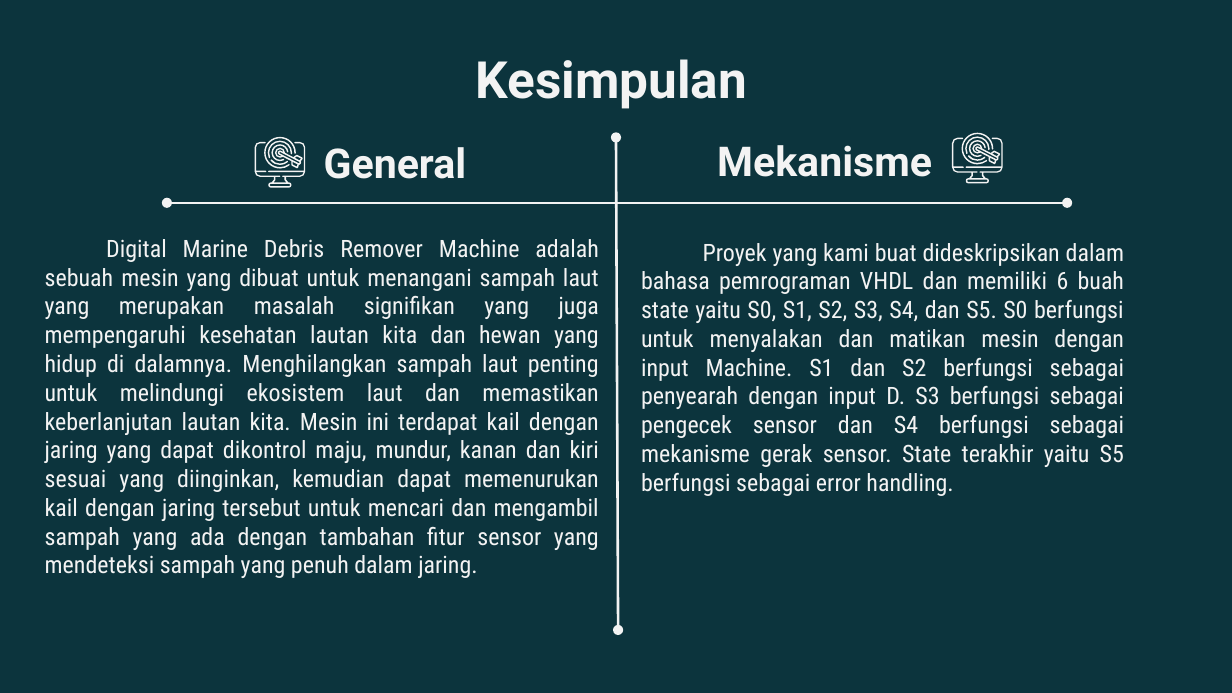
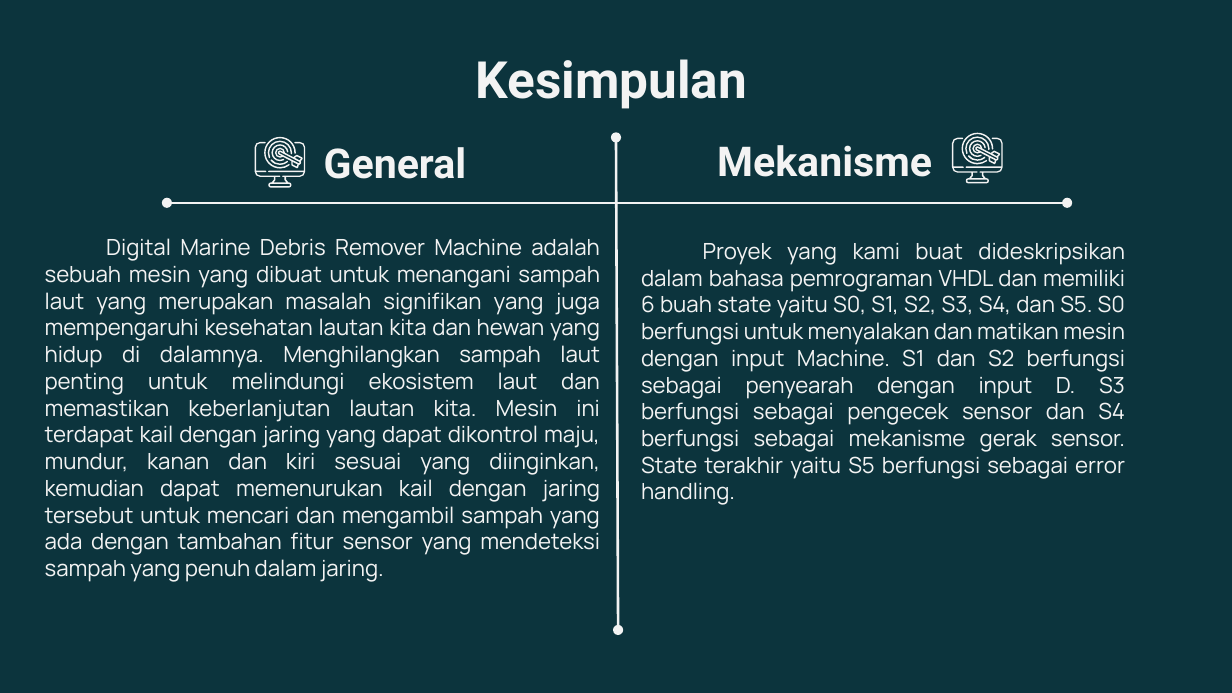
Before and after one commit to varrel123/Digital-Marine-Debris-Remover-Machine---A9, a slide deck: slide 9 of PPT_A9_Digital Marine Debris Remover Machine.pptx. Drawn at 1232x693 pixels with LibreOffice and Linux fonts; fonts in the diff are those of the drawing; background and template pictures are left out. Boxes give left, top, right and bottom in pixels: in the first picture for what was removed or moved away, otherwise in the second. Text is boxed around its words. In the diff, an @@ line names an element or a change of style, - is before the commit and + after.

```diff
--- a/PPT_A9_Digital Marine Debris Remover Machine.pptx
+++ b/PPT_A9_Digital Marine Debris Remover Machine.pptx
@@ text "Digital Marine Debris Remover Machine ..." at (x1=45, y1=238, x2=600, y2=582): size 14 to 13 pt, font Roboto Condensed to Manrope @@
@@ text "Proyek yang kami buat dideskripsikan ..." at (x1=641, y1=243, x2=1125, y2=505): size 14 to 13 pt, font Roboto Condensed to Manrope @@
```
Also in this commit, not shown: 2 other slides changed.
